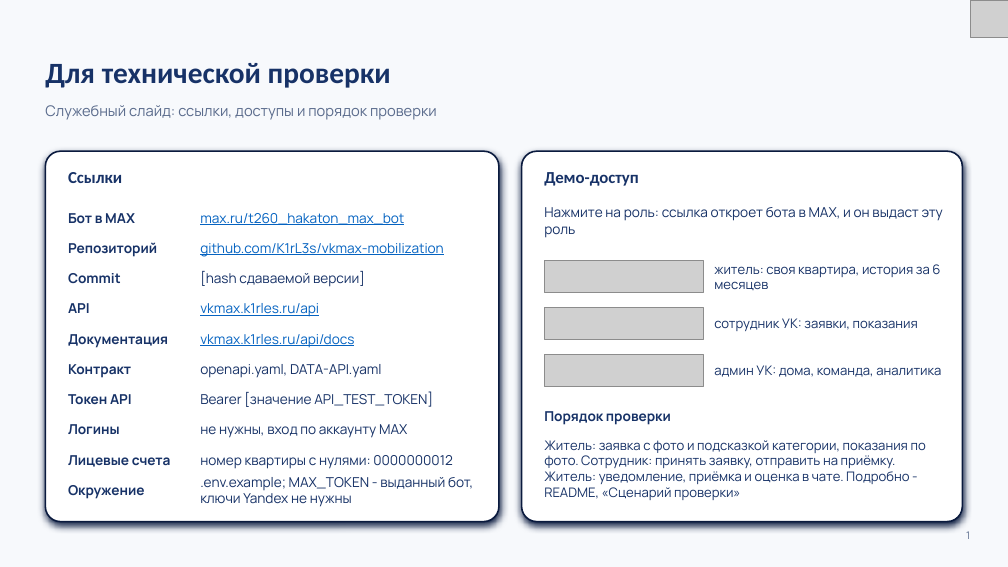
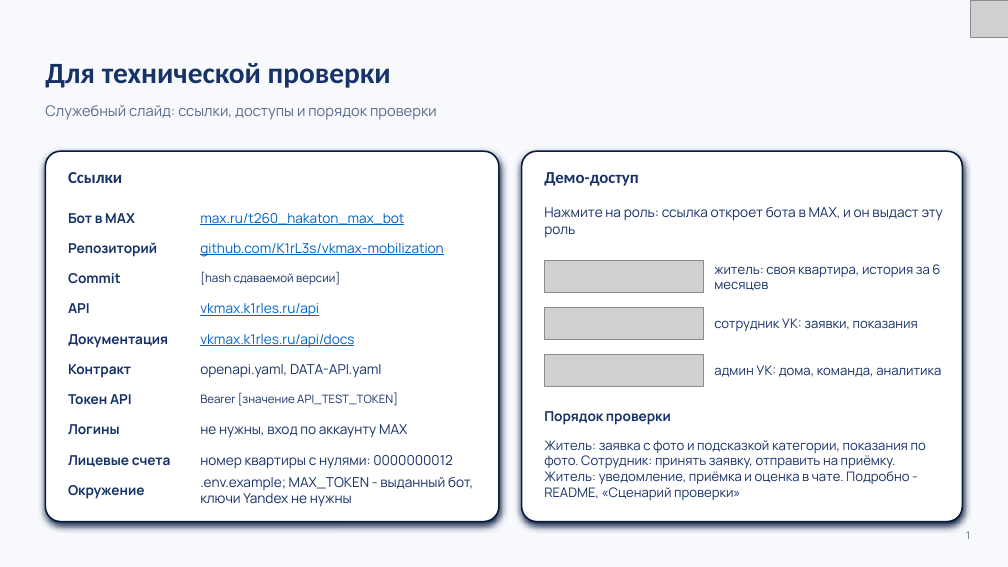
Before and after one commit to K1rL3s/vkmax-mobilization, a slide deck: slide 1 of docs/preza/zheka.pptx. Drawn at 1008x567 pixels with LibreOffice and Linux fonts; fonts in the diff are those of the drawing; grey boxes stand for pictures. Boxes give left, top, right and bottom in pixels: in the first picture for what was removed or moved away, otherwise in the second. Text is boxed around its words. In the diff, an @@ line names an element or a change of style, - is before the commit and + after.

```diff
--- a/docs/preza/zheka.pptx
+++ b/docs/preza/zheka.pptx
@@ text "[hash сдаваемой версии]" at (200, 271, 340, 285): size 13 to 11 pt @@
@@ text "Bearer [значение API_TEST_TOKEN]" at (200, 392, 398, 406): size 13 to 11 pt @@
```
Also in this commit, not shown: 6 other files.
